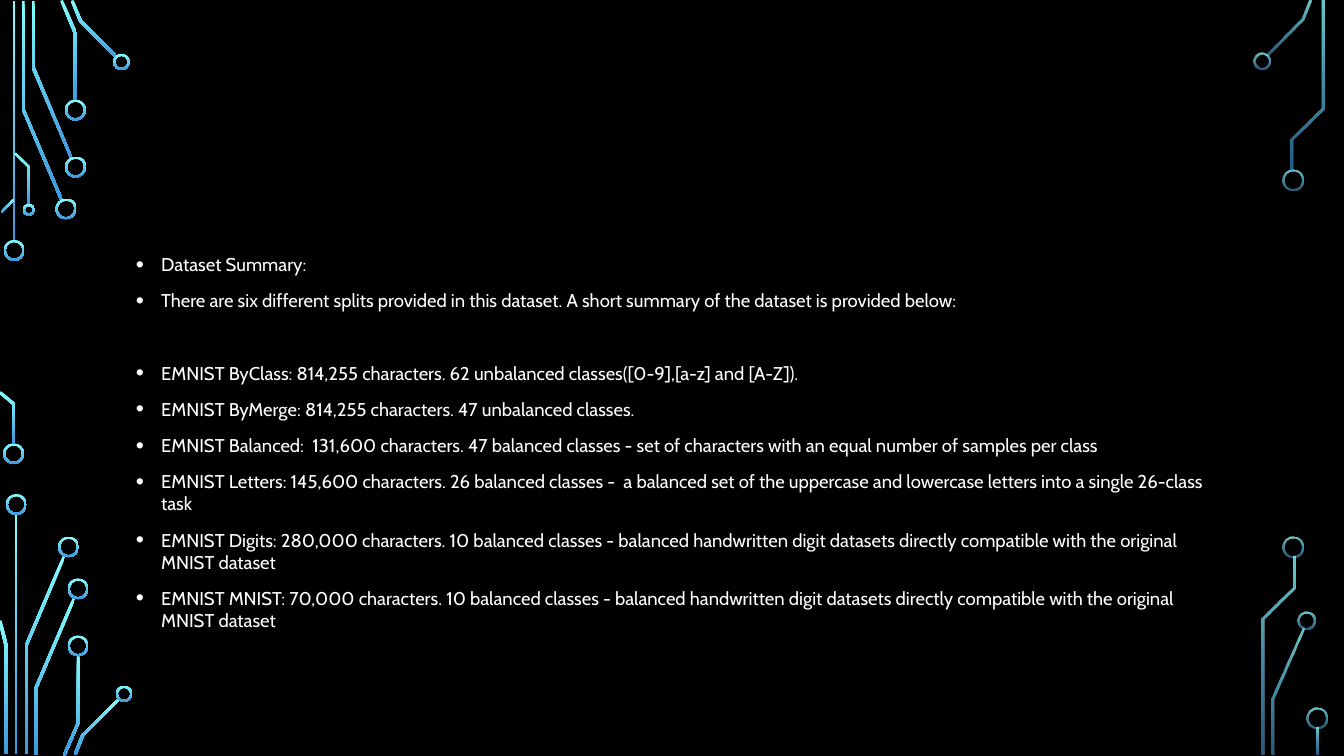
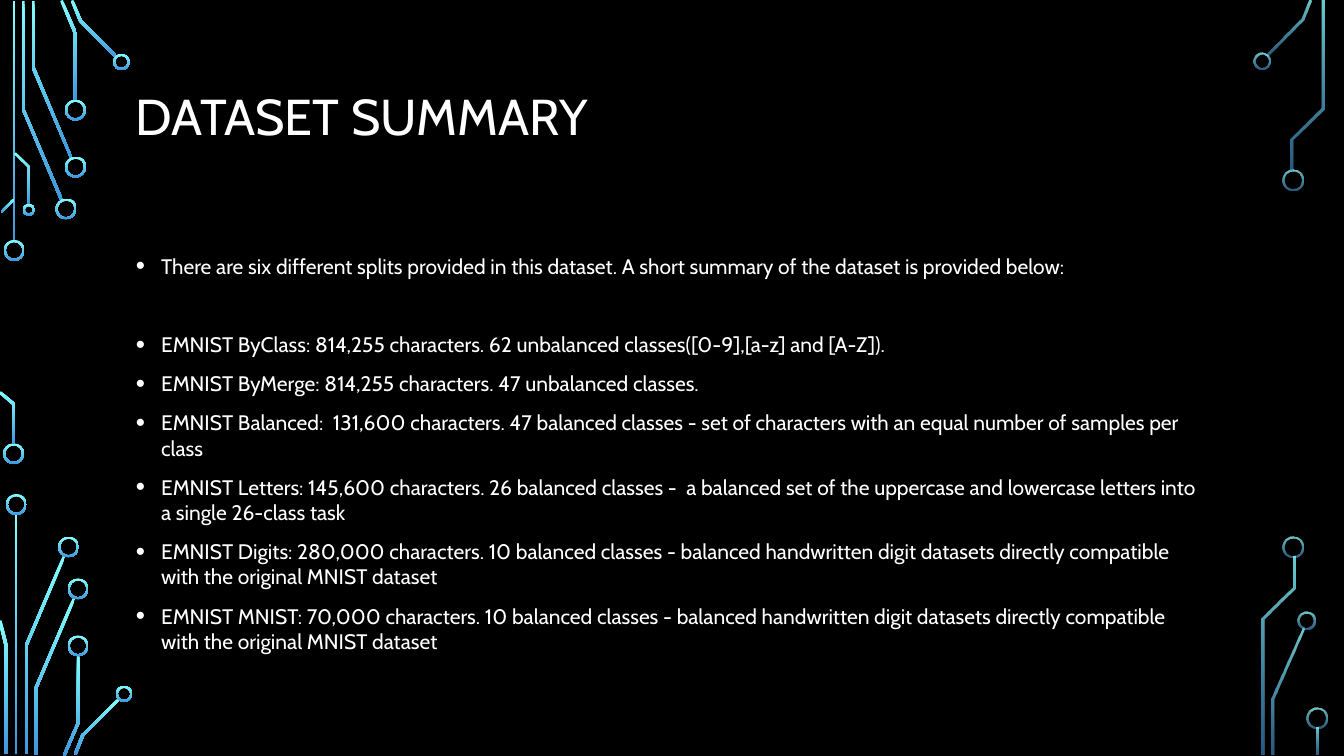
Before and after one commit to PragatisGitHub/Learn2Write, a slide deck: slide 5 of Presentation & reports/Learn2Write.pptx (slide 4 before the commit). Drawn at 1344x756 pixels with LibreOffice and Linux fonts; fonts in the diff are those of the drawing; background and template pictures are left out. Boxes give left, top, right and bottom in pixels: in the first picture for what was removed or moved away, otherwise in the second. Text is boxed around its words. In the diff, an @@ line names an element or a change of style, - is before the commit and + after.

```diff
--- a/Presentation & reports/Learn2Write.pptx
+++ b/Presentation & reports/Learn2Write.pptx
@@ title added at <box>136,99,588,136</box>, 36 pt, text #FFFFFF @@
+DATASET SUMMARY
@@ text "There are six different splits ..." at <box>161,258,1196,655</box>: size 13.2 to 15 pt @@
@@ text at <box>161,258,307,276</box>: paragraph removed @@
-• Dataset Summary:
```
Also in this commit, not shown: 5 other slides changed, 10 slides added, 3 slides removed, 4 other files.
